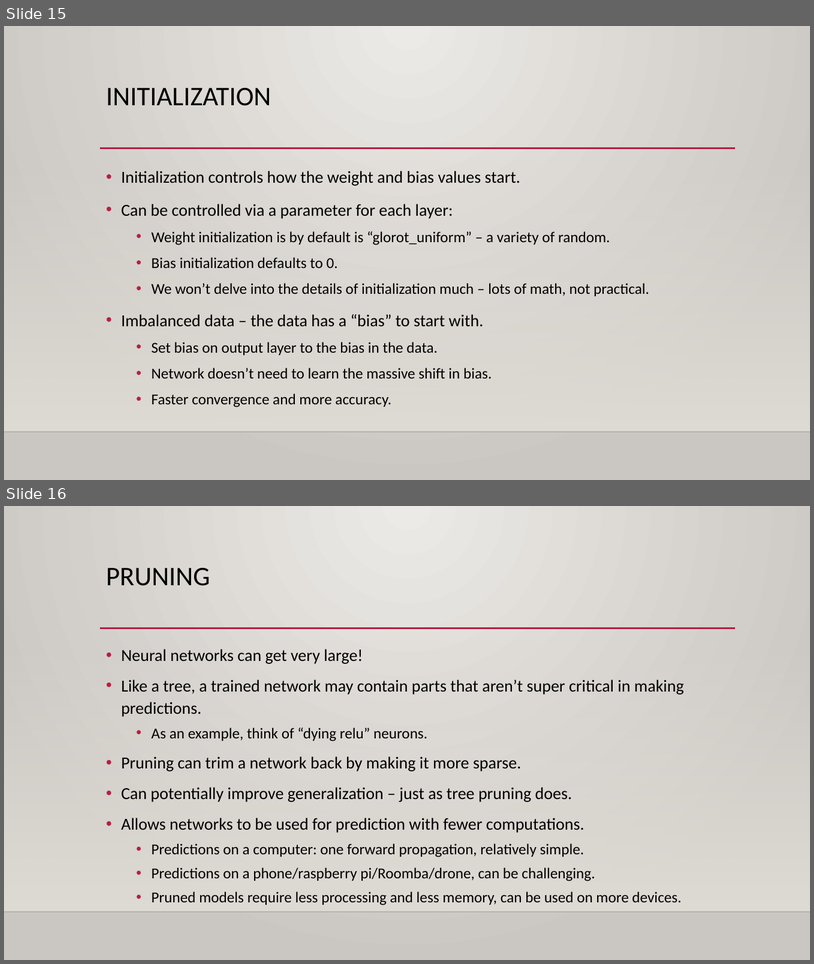
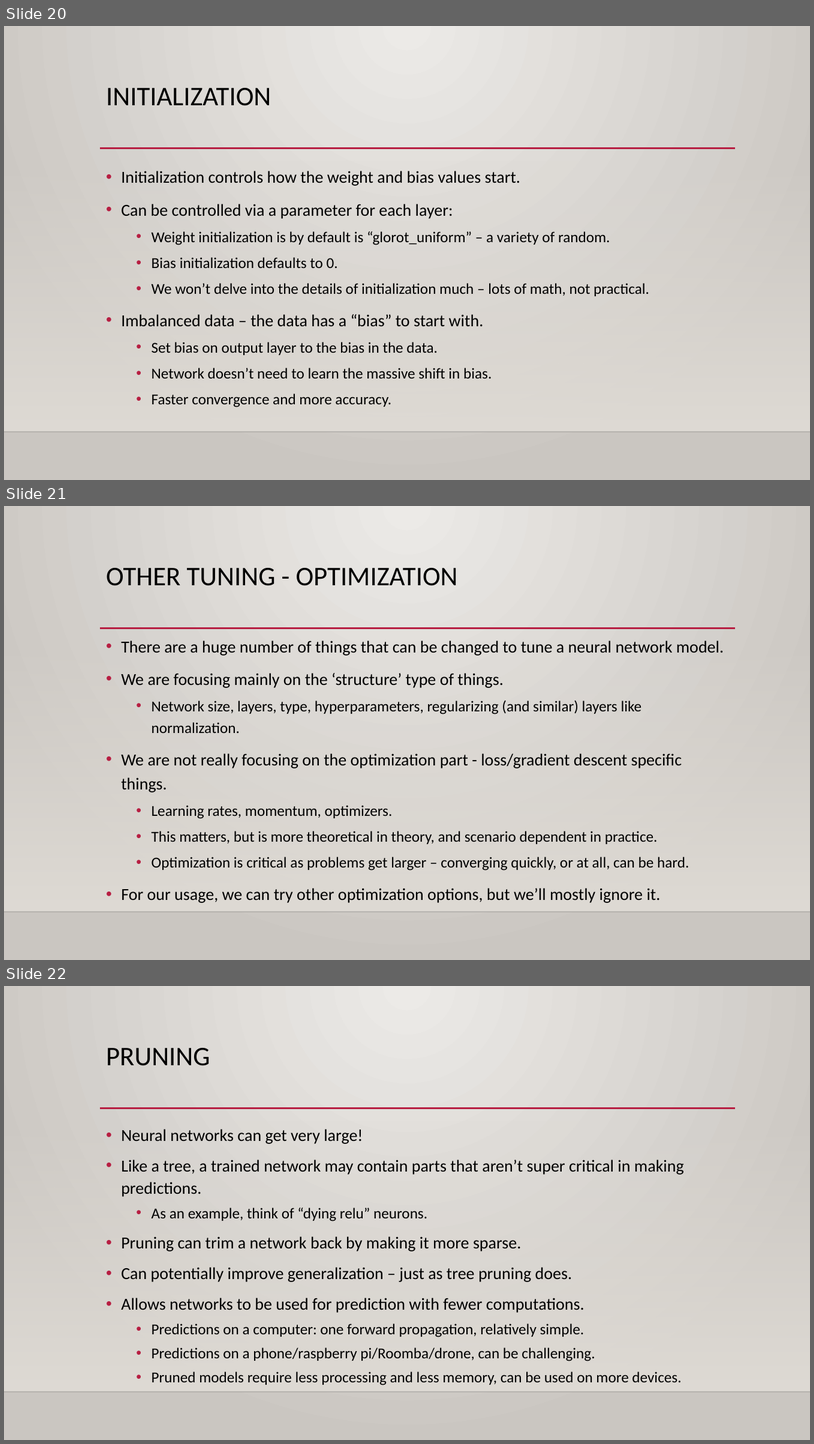
Before and after one commit to calvint13/Intro_to_Machine_Learning_Student_Workbooks, a slide deck: reference_content/Slides/tensorflow_optimization.pptx. Shown one above the other, each under a label of ours: slides 15 and 16 before the commit, slides 20, 21 and 22 after it. The pictures are 814x964 and 814x1444 pixels, drawn with LibreOffice and Linux fonts; fonts in the diff are those of the drawing; background and template pictures are left out. Boxes give left, top, right and bottom in pixels: in the first picture for what was removed or moved away, otherwise in the second. Text is boxed around its words. In the diff, an @@ line names an element or a change of style, - is before the commit and + after.

```diff
--- a/reference_content/Slides/tensorflow_optimization.pptx
+++ b/reference_content/Slides/tensorflow_optimization.pptx
@@ slide 21 added at [4, 506, 810, 960], background gradient #ECEAE7 to #CAC7C1; not listed: 3 template elements that a slide beside it also shows @@
@@ title added at [106, 568, 458, 586], 32 pt, text #000000 @@
+OTHER TUNING - OPTIMIZATION
@@ text added at [121, 640, 724, 903], 18 pt, text #000000 @@
+• There are a huge number of things that can be changed to tune a neural network model.
+• We are focusing mainly on the ‘structure’ type of things.
+  • Network size, layers, type, hyperparameters, regularizing (and similar) layers like normalization.
+• We are not really focusing on the optimization part - loss/gradient descent specific things.
+  • Learning rates, momentum, optimizers.
+  • This matters, but is more theoretical in theory, and scenario dependent in practice.
+  • Optimization is critical as problems get larger – converging quickly, or at all, can be hard.
+• For our usage, we can try other optimization options, but we’ll mostly ignore it.
@@ what was slide 15 is now slide 20 @@
@@ what was slide 16 is now slide 22 @@
```
Also in this commit, not shown: 1 slide changed, 5 other slides added, 5 other files.
